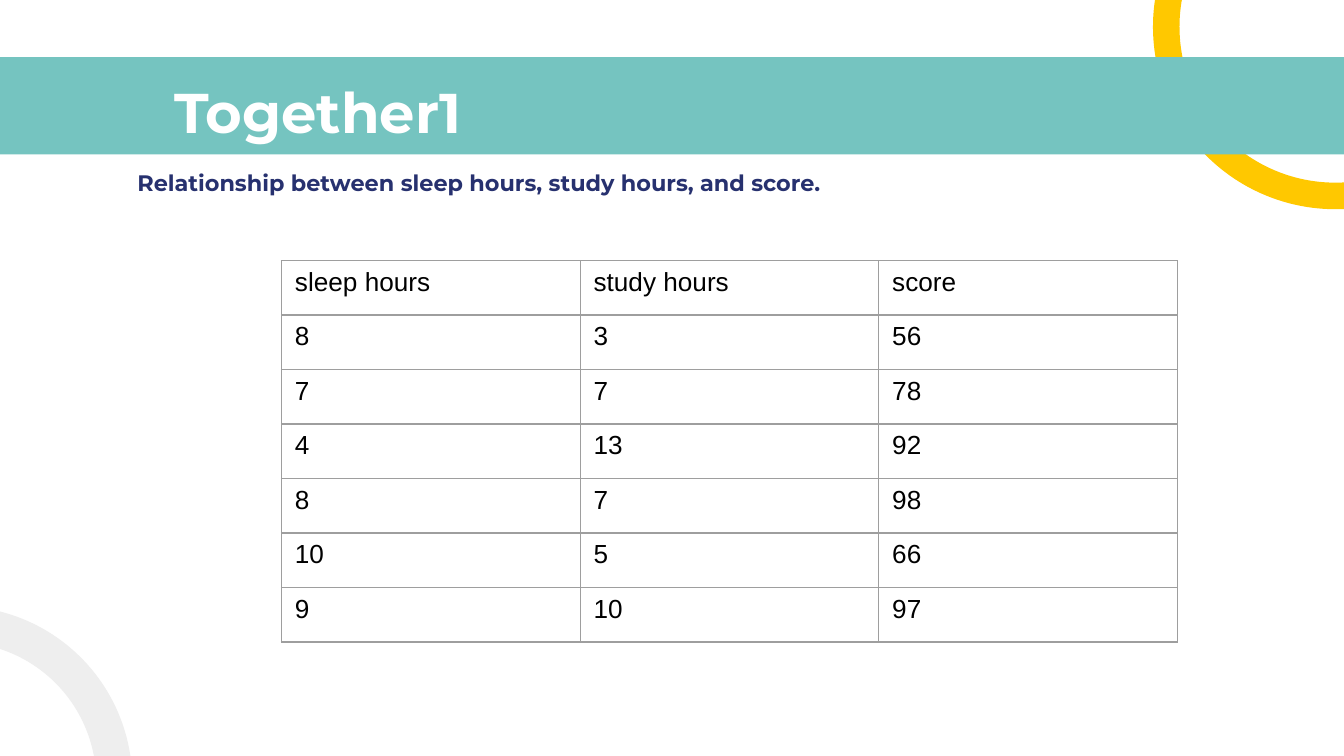
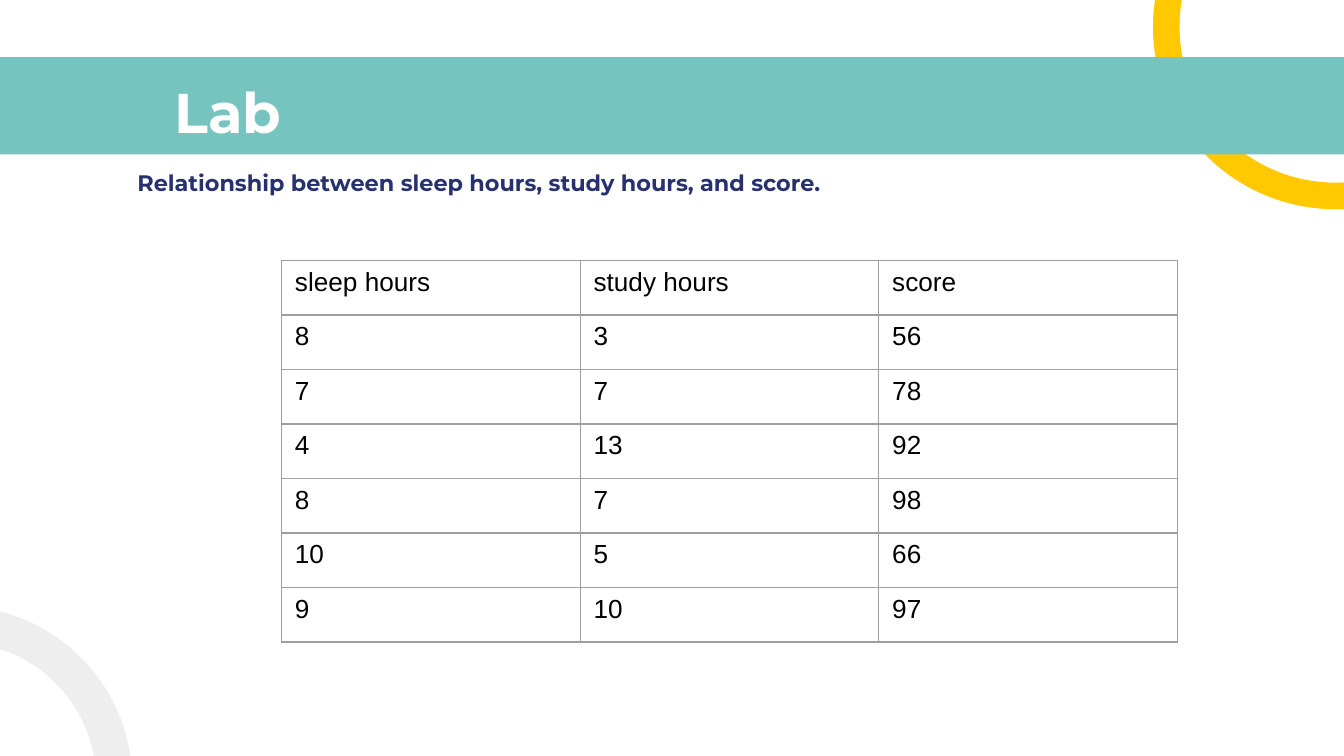
Before and after one commit to gurwoghd/2023_WFK_ICT-Laos-, a slide deck: slide 9 of LectureNotes/ch4_Linear_Regression(LR).pptx. Drawn at 1344x756 pixels with LibreOffice and Linux fonts; fonts in the diff are those of the drawing. Boxes give left, top, right and bottom in pixels: in the first picture for what was removed or moved away, otherwise in the second. Text is boxed around its words. In the diff, an @@ line names an element or a change of style, - is before the commit and + after.

```diff
--- a/LectureNotes/ch4_Linear_Regression(LR).pptx
+++ b/LectureNotes/ch4_Linear_Regression(LR).pptx
@@ title at (174,91,281,134): text changed @@
-Together1
+Lab
```
Also in this commit, not shown: 7 other slides changed, 6 slides added, 3 slides removed, 1 other file.
